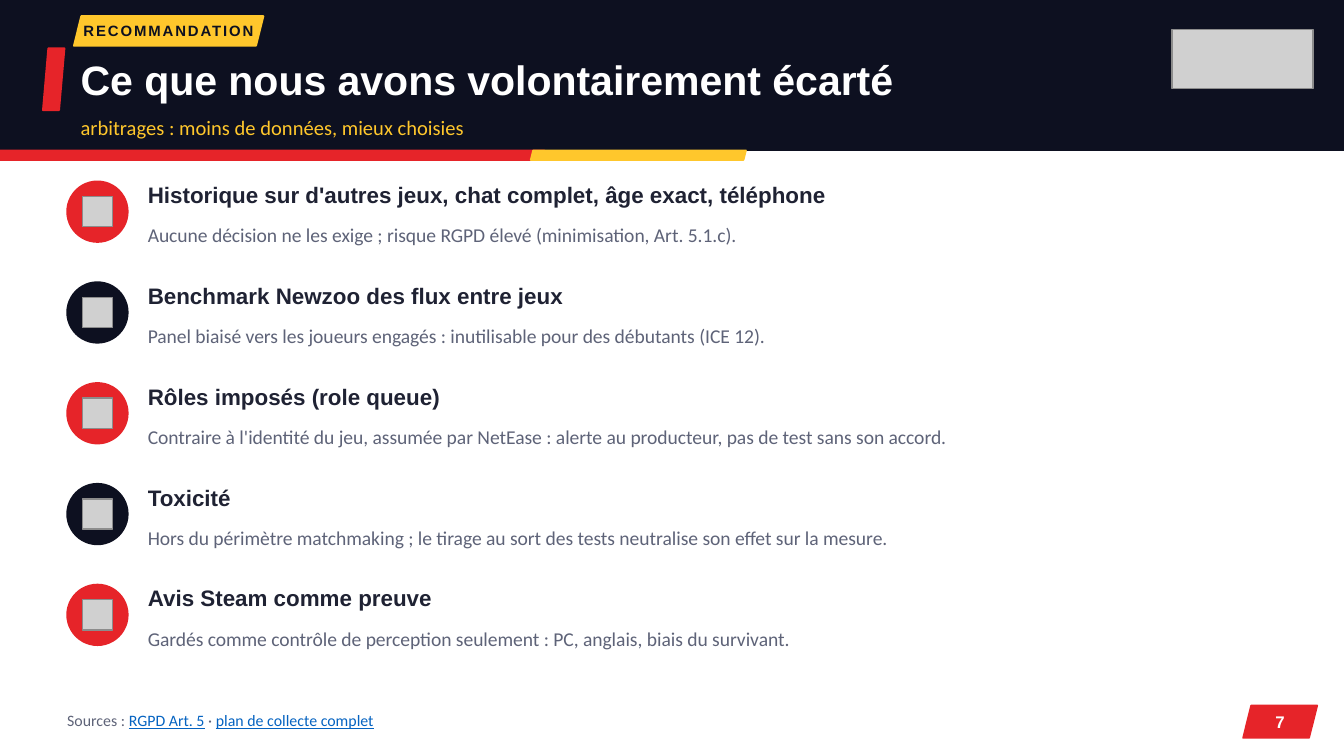
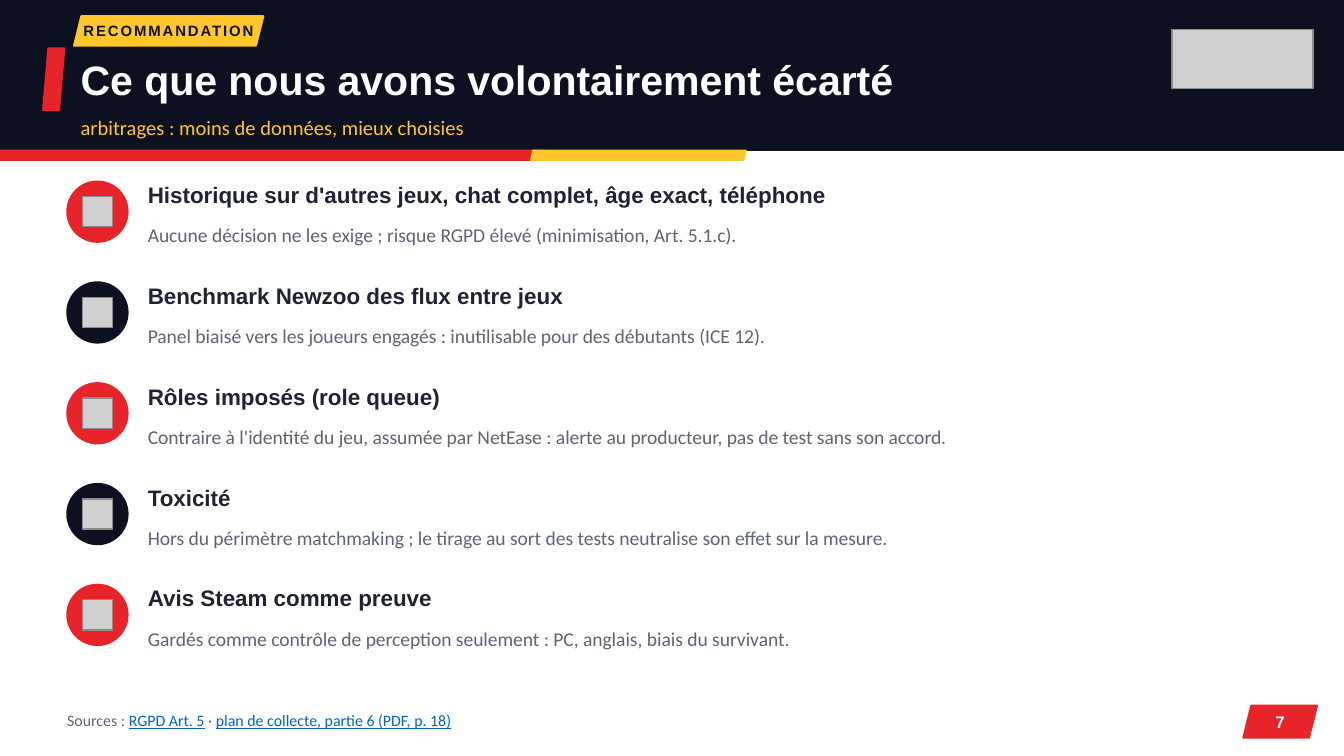
Before and after one commit to noeantoniov1-crypto/SOCIO, a slide deck: slide 7 of docs/presentation/pitch_marvel_rivals_netease.pptx. Drawn at 1344x756 pixels with LibreOffice and Linux fonts; fonts in the diff are those of the drawing; grey boxes stand for pictures. Boxes give left, top, right and bottom in pixels: in the first picture for what was removed or moved away, otherwise in the second. Text is boxed around its words. In the diff, an @@ line names an element or a change of style, - is before the commit and + after.

```diff
--- a/docs/presentation/pitch_marvel_rivals_netease.pptx
+++ b/docs/presentation/pitch_marvel_rivals_netease.pptx
@@ text at (67, 714, 451, 729): text changed @@
-Sources : RGPD Art. 5 · plan de collecte complet
+Sources : RGPD Art. 5 · plan de collecte, partie 6 (PDF, p. 18)
```
Also in this commit, not shown: 6 other slides changed, 2 other files.
